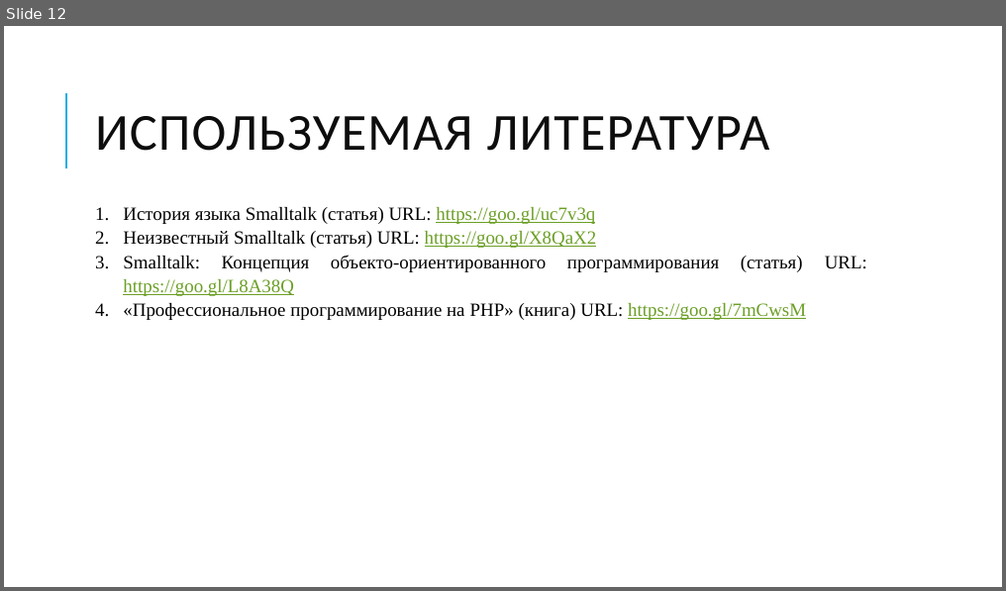
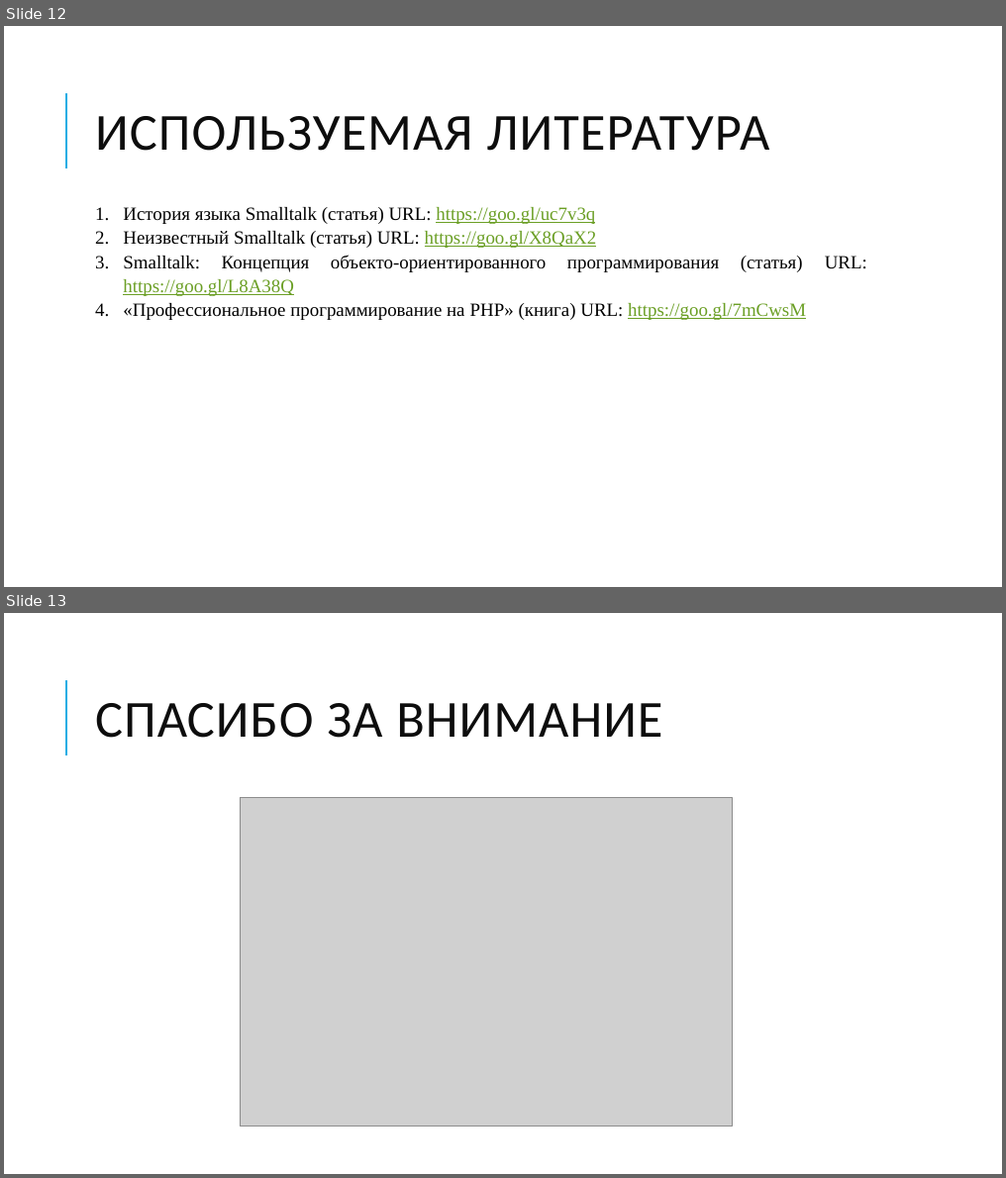
Before and after one commit to pmswga/PCM, a slide deck: other/PGenerator.pptx. Shown one above the other, each under a label of ours: slide 12 before the commit, slides 12 and 13 after it. The pictures are 1006x591 and 1006x1178 pixels, drawn with LibreOffice and Linux fonts; fonts in the diff are those of the drawing; grey boxes stand for pictures. Boxes give left, top, right and bottom in pixels: in the first picture for what was removed or moved away, otherwise in the second. Text is boxed around its words. In the diff, an @@ line names an element or a change of style, - is before the commit and + after.

```diff
--- a/other/PGenerator.pptx
+++ b/other/PGenerator.pptx
@@ slide 13 added at (4,613,1002,1174), background #FFFFFF; not listed: 1 template element that a slide beside it also shows @@
@@ title added at (95,703,662,738), 50 pt, text #0D0D0D @@
+СПАСИБО ЗА ВНИМАНИЕ
@@ picture added at (240,797,732,1127) @@
```
Also in this commit, not shown: 1 slide changed, 5 other files.
